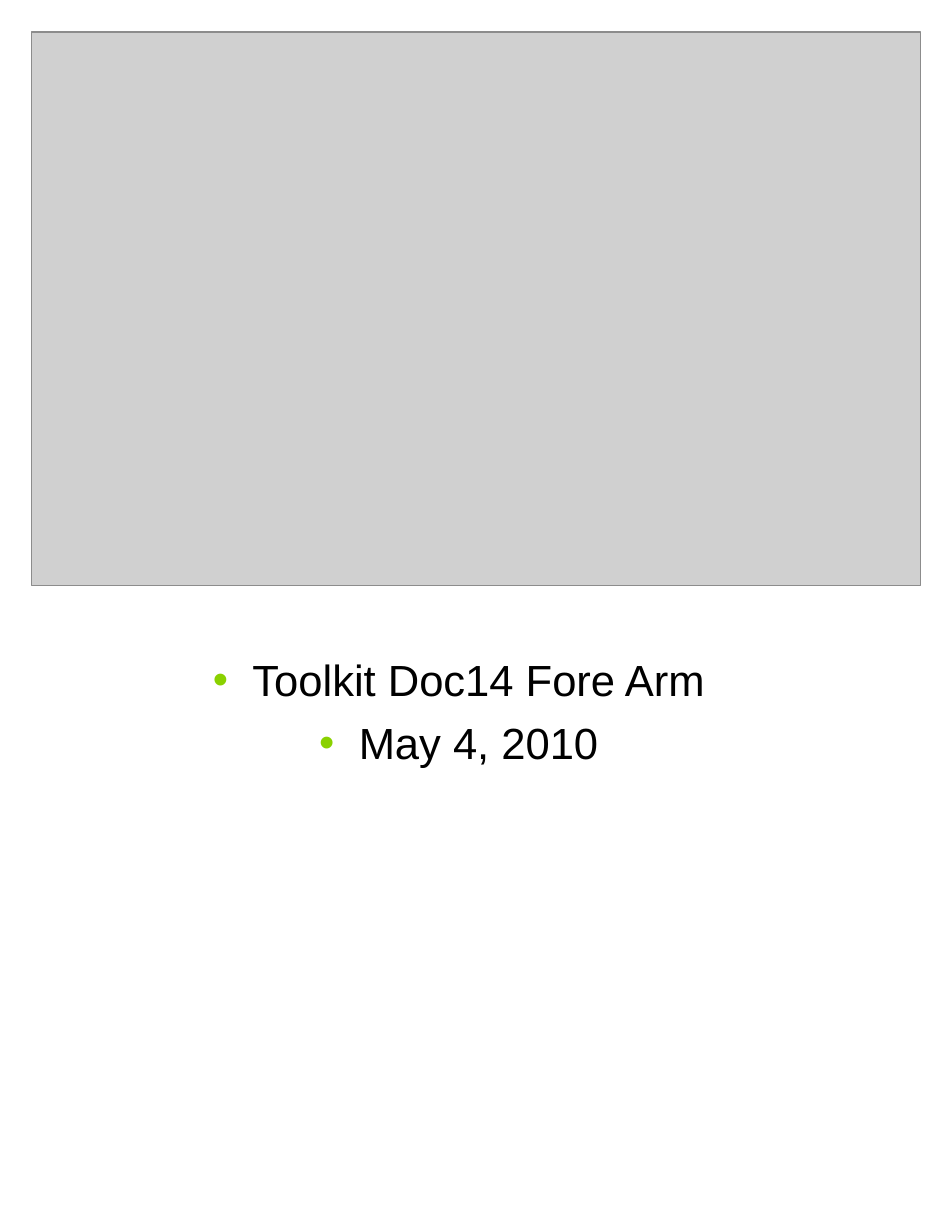
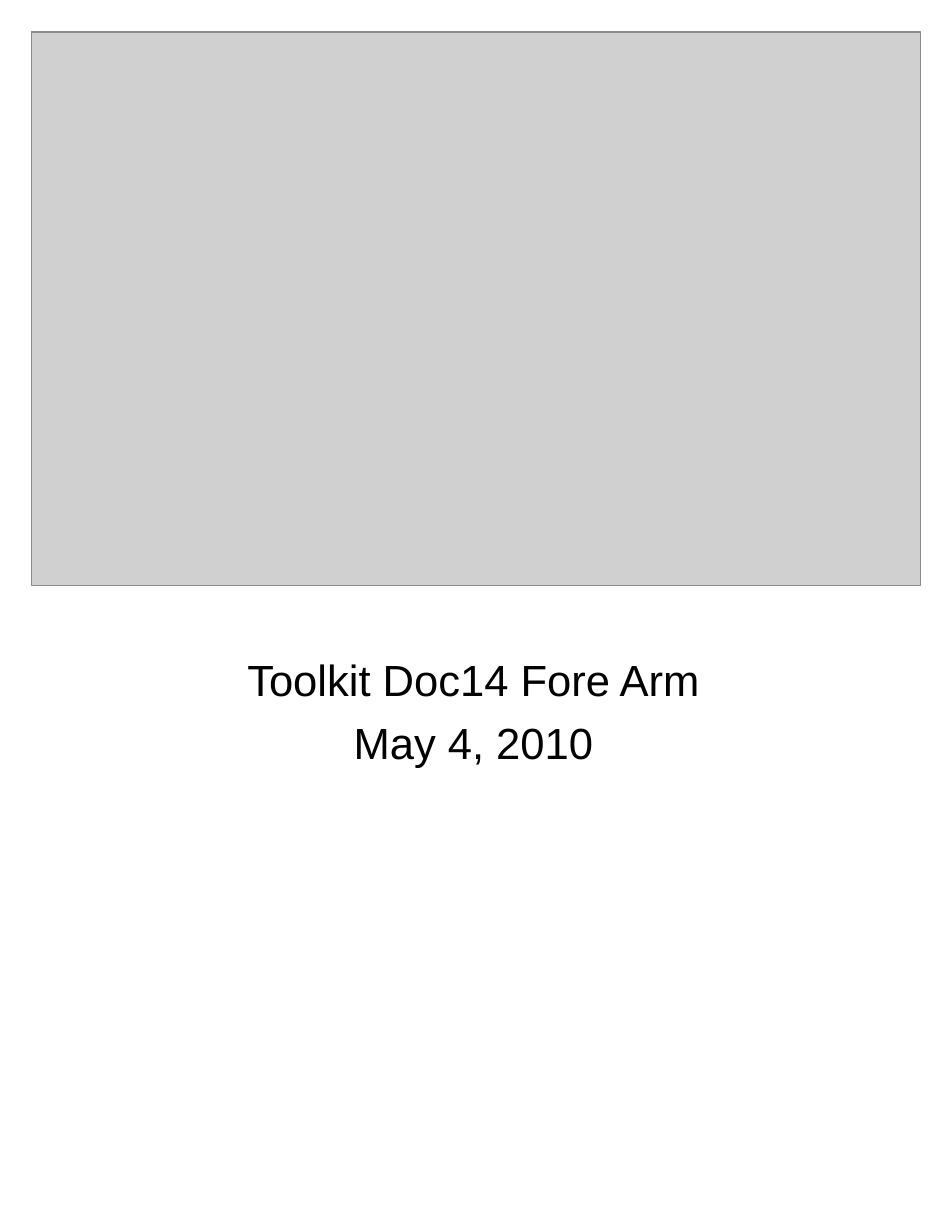
Before and after one commit to PR2/pr2_docs, a slide deck: slide 1 of PR2_remove_replace/docs/Toolkit Doc14 Fore Arm.odp. Drawn at 952x1232 pixels with LibreOffice and Linux fonts; fonts in the diff are those of the drawing; grey boxes stand for pictures; background and template pictures are left out. Boxes give left, top, right and bottom in pixels: in the first picture for what was removed or moved away, otherwise in the second. Text is boxed around its words. In the diff, an @@ line names an element or a change of style, - is before the commit and + after.

```diff
--- a/PR2_remove_replace/docs/Toolkit Doc14 Fore Arm.odp
+++ b/PR2_remove_replace/docs/Toolkit Doc14 Fore Arm.odp
@@ text "Toolkit Doc14 Fore Arm" at bbox=[247, 664, 700, 768]: bullet • to none @@
```
Also in this commit, not shown: 1 other slide changed, 1 other file.
